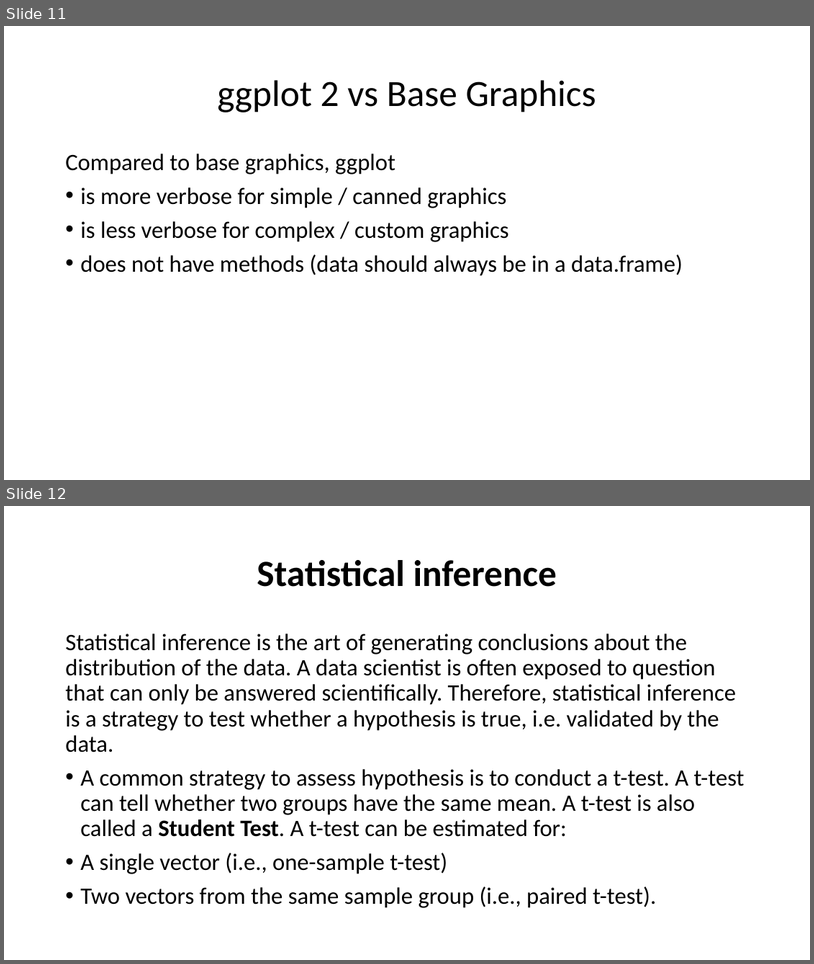
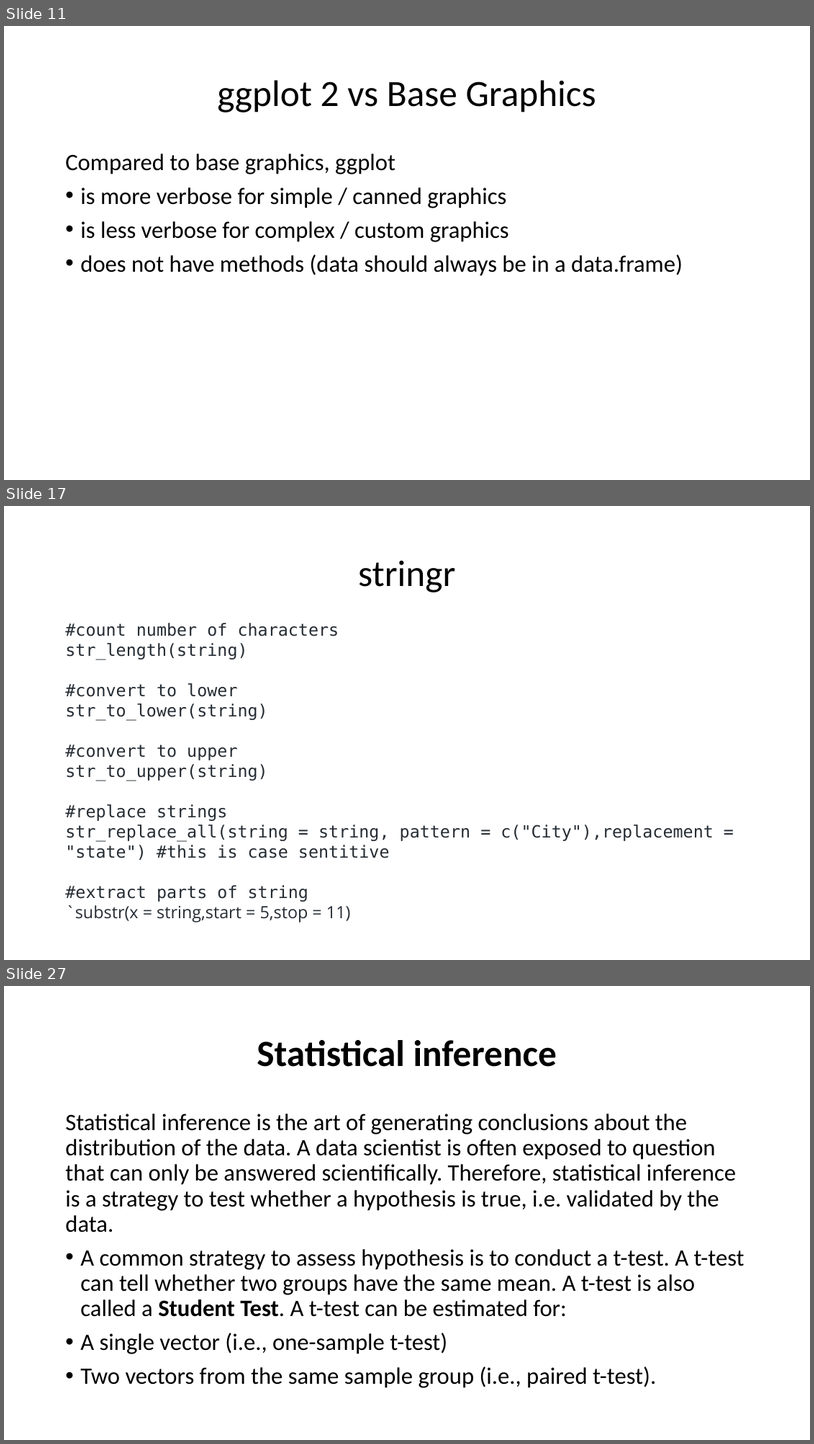
Before and after one commit to brainmentorspvtltd/R_OnlineTraining, a slide deck: RProgramming_ppt.pptx. Shown one above the other, each under a label of ours: slides 11 and 12 before the commit, slides 11, 17 and 27 after it; the slides between them are not shown. The pictures are 814x964 and 814x1444 pixels, drawn with LibreOffice and Linux fonts; fonts in the diff are those of the drawing. Boxes give left, top, right and bottom in pixels: in the first picture for what was removed or moved away, otherwise in the second. Text is boxed around its words. In the diff, an @@ line names an element or a change of style, - is before the commit and + after.

```diff
--- a/RProgramming_ppt.pptx
+++ b/RProgramming_ppt.pptx
@@ slide 17 added at [4, 506, 810, 960], background #FFFFFF @@
@@ title added at [358, 560, 455, 592], 44 pt, text #000000 @@
+stringr
@@ text added at [65, 623, 713, 922], 20 pt, text #252C33 @@
+#count number of characters
+str_length(string)
+#convert to lower
+str_to_lower(string)
+#convert to upper
+str_to_upper(string)
+#replace strings
+str_replace_all(string = string, pattern = c("City"),replacement = "state") #this is case sentitive
+#extract parts of string
+`substr(x = string,start = 5,stop = 11)
@@ what was slide 12 is now slide 27 @@
```
Also in this commit, not shown: 14 other slides added, 3 other files.
